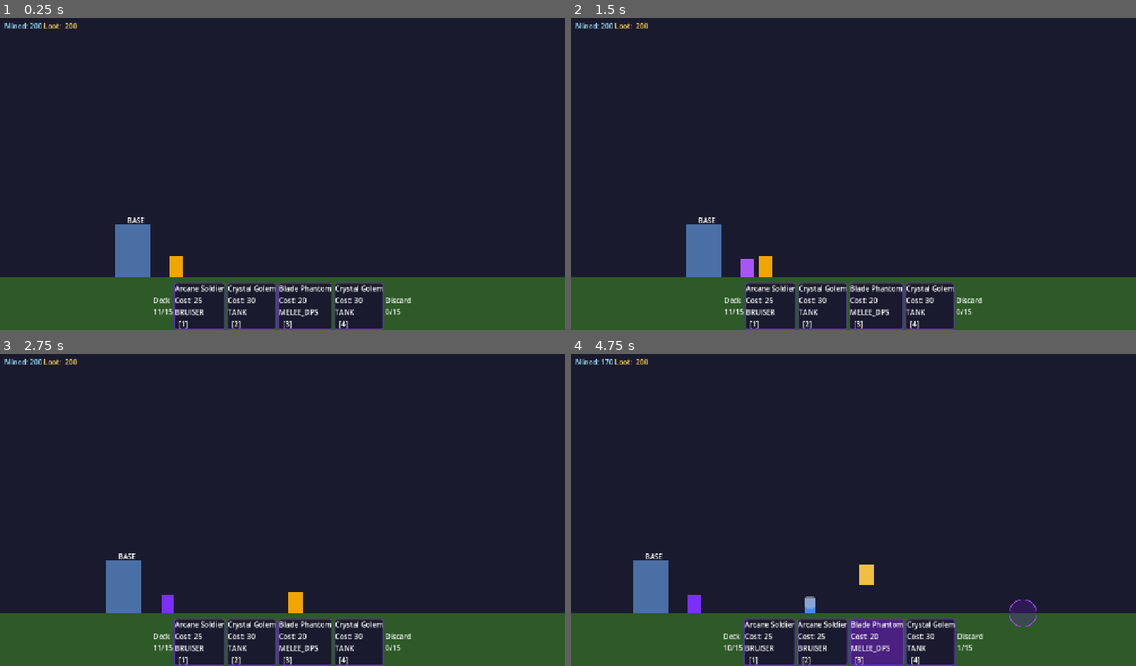
Above: before the commit, frames 1-4 (two rows, left to right).
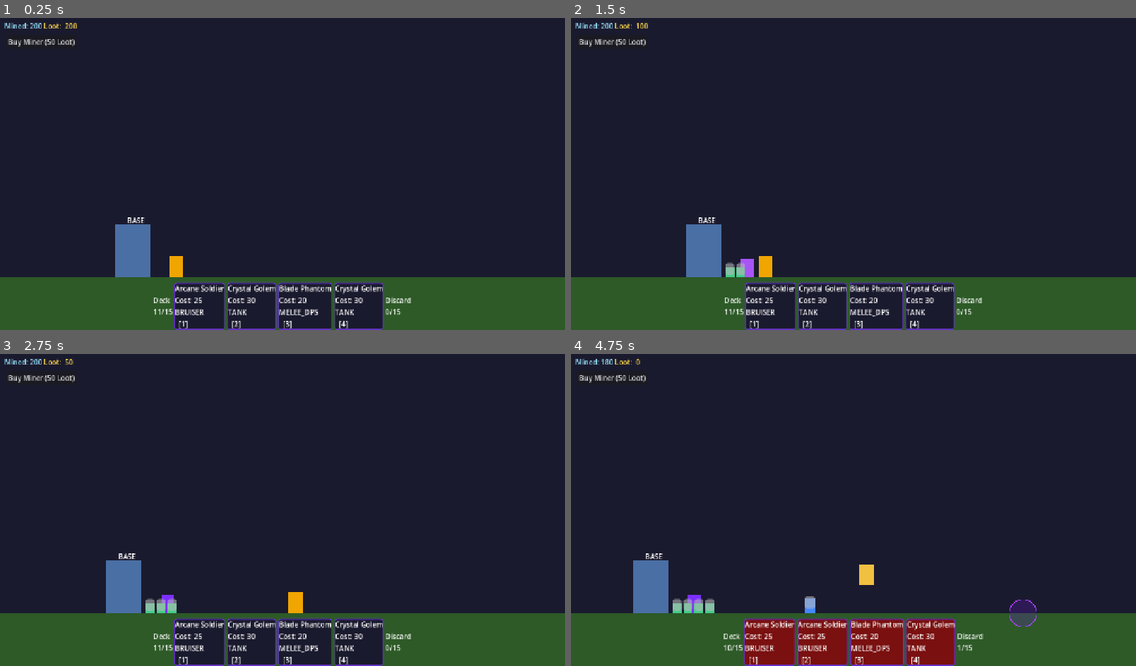
Above: after the commit, the same moments.

Repository: Saebeas/Simplespire
Game: Godot game, scene res://levels/main_game.tscn
Same seed, same stepped clock (60 frames per second), same inputs: the game is played once before the commit and once after it.
Inputs (mouse positions are in pixels of both pictures, inside the frame that each line leads up to):
- Up to frame 1 (0.25 s): no input
- Up to frame 2 (1.5 s): click (610, 42) at 0.5 s, where only the run after the commit has a clickable "Buy Miner (50 Loot)"; tap Enter at 1.25 s; move the mouse to (977, 155) at 1.27 s; hold D (move_right) from 1.28 s (still down); tap F at 1.35 s; click (977, 155) at 1.42 s
- Up to frame 3 (2.75 s): keep holding D (move_right); tap W (move_up) at 1.52, 2.27 s; move the mouse to (169, 522) at 2.02 s; tap F at 2.1 s
- Up to frame 4 (4.75 s): move the mouse to (910, 438) at 2.77 s; release D (move_right) at 2.78 s; hold A (move_left) 2.78-3.53 s; tap 1 at 2.85 s; tap F at 3.05, 3.8, 4.55 s; move the mouse to (825, 572) at 3.52 s; hold D (move_right) from 3.53 s (still down); tap 2 at 3.6 s; click (825, 572) at 3.67 s; tap W (move_up) at 3.77, 4.52 s; move the mouse to (1023, 553) at 4.27 s; tap 3 at 4.35 s

The runs differ from the first frame. In frame 1, 0.1% of the frame differs, in the area x 1-14%, y 6-10%; in frame 2, 0.3%; in frame 3, 0.4%; in frame 4, 5.6%, in the area x 1-68%, y 1-100%.

Commit message:
added miners

Diff:
--- /dev/null
+++ b/entities/miner.gd
@@ -0,0 +1,45 @@
+# res://entities/miner.gd
+class_name Miner
+extends Node2D
+
+var max_hp: float = 75.0
+var hp: float = 75.0
+var output_per_tick: int = 5
+var tick_interval: float = 3.0
+var _tick_timer: float = 0.0
+
+@onready var visual: ColorRect = $Visual
+@onready var health_bar: ProgressBar = $HealthBar
+
+
+func _ready() -> void:
+	var cfg: Dictionary = DataLoader.get_balance_section("basic_miner")
+	max_hp = float(cfg.get("hp", 75))
+	hp = max_hp
+	output_per_tick = int(cfg.get("output_per_tick", 5))
+	tick_interval = float(cfg.get("tick_interval", 3.0))
+	health_bar.value = 1.0
+	add_to_group("miners")
+	print("[Miner] Spawned | HP:%.0f Output:%d every %.1fs" \
+		% [max_hp, output_per_tick, tick_interval])
+
+
+func _process(delta: float) -> void:
+	if not GameManager.is_playing():
+		return
+	_tick_timer += delta
+	if _tick_timer >= tick_interval:
+		_tick_timer = 0.0
+		ResourceManager.add_mined(output_per_tick)
+
+
+func take_damage(amount: float) -> void:
+	hp = max(0.0, hp - amount)
+	health_bar.value = hp / max_hp
+	if hp <= 0.0:
+		_die()
+
+
+func _die() -> void:
+	print("[Miner] Died")
+	queue_free()
--- /dev/null
+++ b/entities/miner.tscn
@@ -0,0 +1,21 @@
+[gd_scene format=3 uid="uid://c3si0rm42lojm"]
+
+[ext_resource type="Script" uid="uid://dmhuwwim86nu0" path="res://entities/miner.gd" id="1_31t5m"]
+
+[node name="Miner" type="Node2D" unique_id=1515573469]
+script = ExtResource("1_31t5m")
+
+[node name="Visual" type="ColorRect" parent="." unique_id=2083728809]
+offset_left = -10.0
+offset_top = -24.0
+offset_right = 10.0
+color = Color(0.26666668, 0.8, 0.53333336, 1)
+
+[node name="HealthBar" type="ProgressBar" parent="." unique_id=799209265]
+offset_left = -10.0
+offset_top = -32.0
+offset_right = 10.0
+offset_bottom = -5.0
+max_value = 1.0
+value = 1.0
+show_percentage = false
--- a/levels/main_game.tscn
+++ b/levels/main_game.tscn
@@ -47,7 +47,7 @@
 [node name="Bases" type="Node2D" parent="World" unique_id=931691419]
 unique_name_in_owner = true
 
-[node name="PlayerBase" parent="World/Bases" unique_id=1360801921 instance=ExtResource("2_85s4h")]
+[node name="PlayerBase" parent="World/Bases" unique_id=1360801921 groups=["player_base"] instance=ExtResource("2_85s4h")]
 position = Vector2(300, 600)
 
 [node name="Towers" type="Node2D" parent="World" unique_id=72039174]
@@ -62,7 +62,7 @@
 [node name="Units" type="Node2D" parent="World" unique_id=348663371 groups=["units_container"]]
 unique_name_in_owner = true
 
-[node name="Miners" type="Node2D" parent="World" unique_id=1043270985]
+[node name="Miners" type="Node2D" parent="World" unique_id=1043270985 groups=["miners_container"]]
 unique_name_in_owner = true
 
 [node name="Player" parent="World" unique_id=1657530040 instance=ExtResource("4_61ut7")]
--- a/ui/hud.gd
+++ b/ui/hud.gd
@@ -4,13 +4,36 @@
 
 @onready var mined_label: Label = $ResourcePanel/MinedLabel
 @onready var loot_label: Label  = $ResourcePanel/LootLabel
+@onready var miner_button: Button = $MinerButton
 
+const MINER_SCENE := preload("res://entities/miner.tscn")
 
 func _ready() -> void:
 	EventBus.resources_changed.connect(_on_resources_changed)
 	_on_resources_changed(ResourceManager.get_mined(), ResourceManager.get_loot())
-
+	miner_button.pressed.connect(_on_miner_button_pressed)
 
 func _on_resources_changed(mined: int, loot: int) -> void:
 	mined_label.text = "Mined: %d" % mined
 	loot_label.text  = "Loot:  %d" % loot
+
+func _on_miner_button_pressed() -> void:
+	var cfg: Dictionary = DataLoader.get_balance_section("basic_miner")
+	var cost: int = int(cfg.get("cost", 50))
+	if not ResourceManager.spend_loot(cost):
+		print("[HUD] Not enough loot for miner")
+		return
+	var miner: Miner = MINER_SCENE.instantiate()
+	var miners_container: Node2D = get_tree().get_first_node_in_group("miners_container")
+	var base: Node2D = get_tree().get_first_node_in_group("player_base")
+	# Stack miners near the base, offset each one slightly
+	var miner_count: int = get_tree().get_nodes_in_group("miners").size()
+	miner.global_position = Vector2(base.global_position.x + 60 + miner_count * 25, base.global_position.y)
+	miners_container.add_child(miner)
+	EventBus.miner_purchased.emit(miner, -1)
+	print("[HUD] Miner purchased!")
+
+func _unhandled_input(event: InputEvent) -> void:
+	if event is InputEventKey and event.pressed and not event.echo:
+		if event.keycode == KEY_F:
+			_on_miner_button_pressed()
--- a/ui/hud.tscn
+++ b/ui/hud.tscn
@@ -26,3 +26,12 @@
 [node name="LootLabel" type="Label" parent="ResourcePanel" unique_id=574571863]
 layout_mode = 2
 theme_override_colors/font_color = Color(1, 0.8509804, 0.3019608, 1)
+
+[node name="MinerButton" type="Button" parent="." unique_id=70859266]
+layout_mode = 0
+offset_left = 14.0
+offset_top = 50.0
+offset_right = 173.0
+offset_bottom = 81.0
+focus_mode = 0
+text = "Buy Miner (50 Loot)"
Not shown, added: entities/miner.gd.uid
